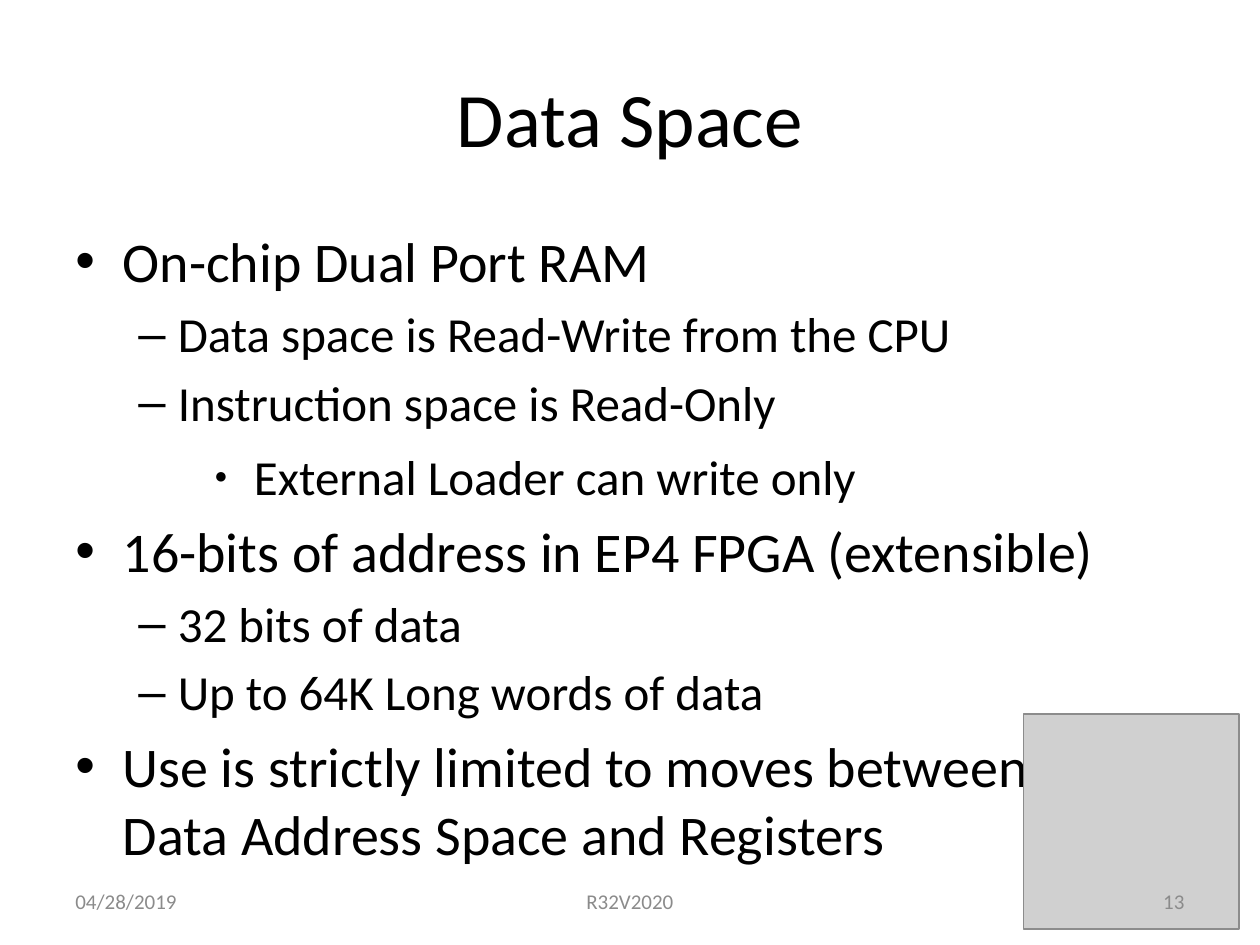
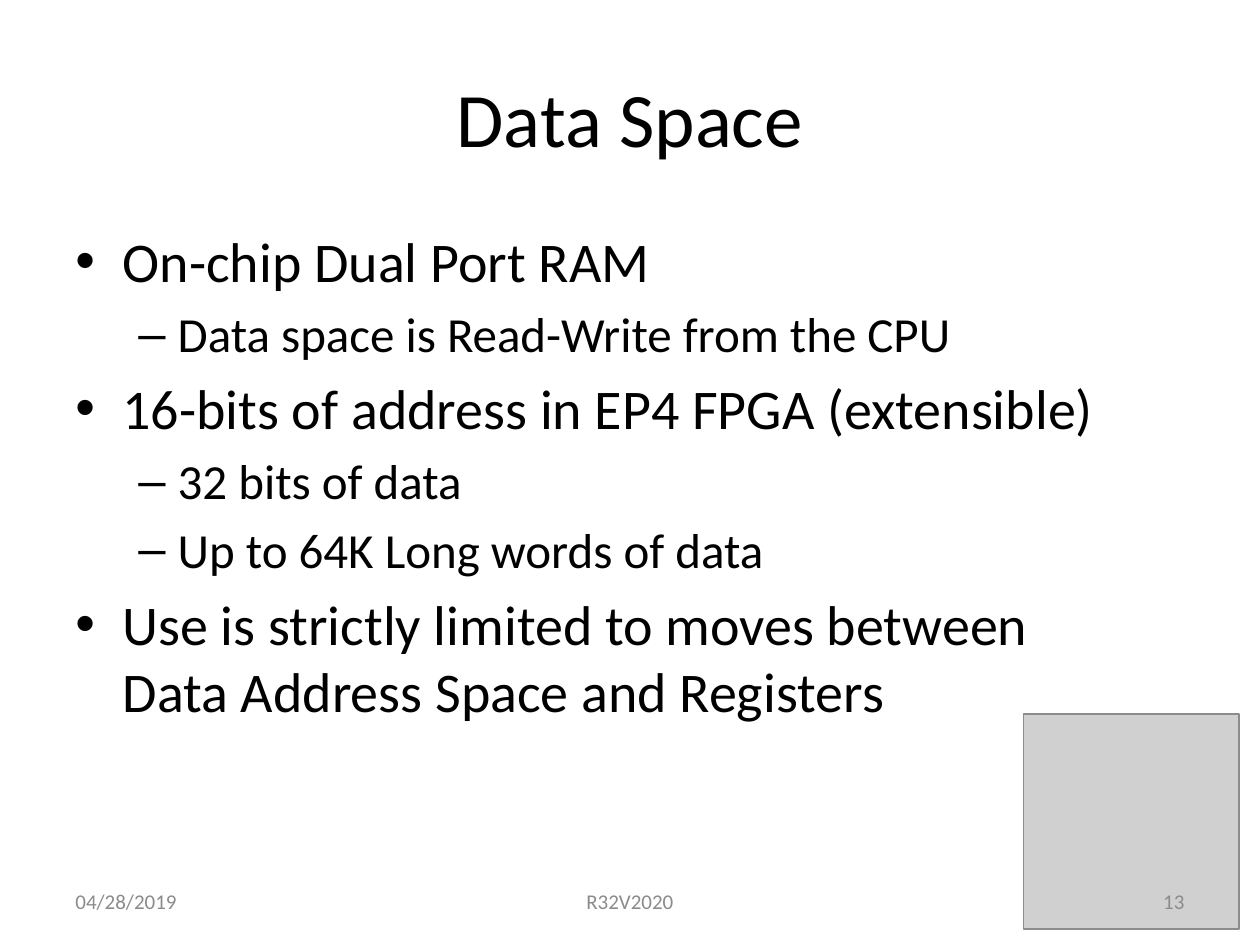
Before and after one commit to douggilliland/R32V2020, a slide deck: slide 13 of Architecture/R32V2020-RISC in EP4CE6.pptx. Drawn at 1260x945 pixels with LibreOffice and Linux fonts; fonts in the diff are those of the drawing; grey boxes stand for pictures. Boxes give left, top, right and bottom in pixels: in the first picture for what was removed or moved away, otherwise in the second. Text is boxed around its words. In the diff, an @@ line names an element or a change of style, - is before the commit and + after.

```diff
--- a/Architecture/R32V2020-RISC in EP4CE6.pptx
+++ b/Architecture/R32V2020-RISC in EP4CE6.pptx
@@ text at (178,387,856,503): paragraphs removed @@
-  – Instruction space is Read-Only
-    ● External Loader can write only
```
Also in this commit, not shown: 5 other slides changed, 3 slides added.
